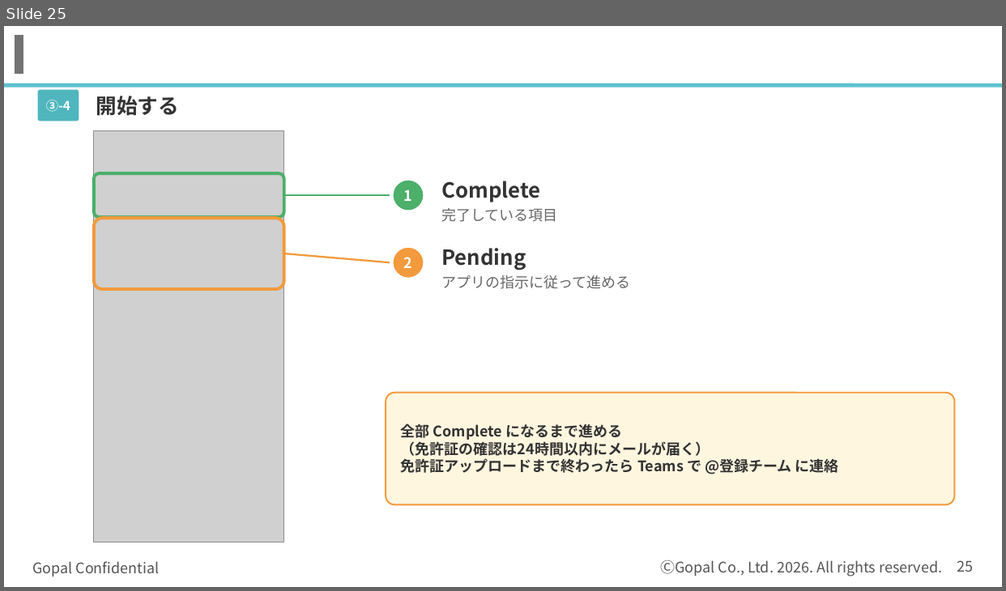
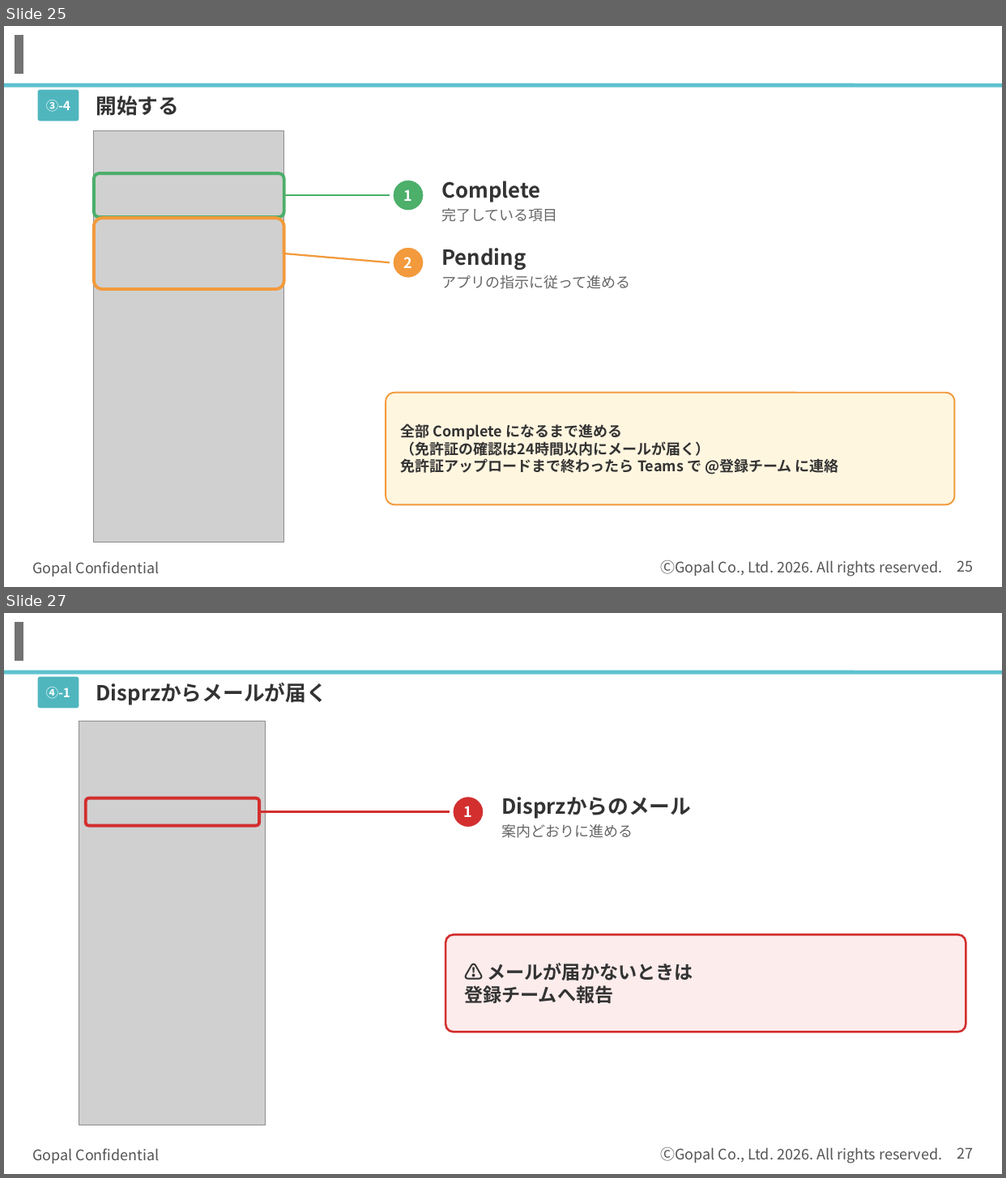
Before and after one commit to kagayugopal-eng/tamu, a slide deck: out/登録の流れ_書類準備まで.pptx. Shown one above the other, each under a label of ours: slide 25 before the commit, slides 25 and 27 after it; the slides between them are not shown. The pictures are 1006x591 and 1006x1178 pixels, drawn with LibreOffice and Linux fonts; fonts in the diff are those of the drawing; grey boxes stand for pictures; background and template pictures are left out. Boxes give left, top, right and bottom in pixels: in the first picture for what was removed or moved away, otherwise in the second. Text is boxed around its words. In the diff, an @@ line names an element or a change of style, - is before the commit and + after.

```diff
--- a/out/登録の流れ_書類準備まで.pptx
+++ b/out/登録の流れ_書類準備まで.pptx
@@ slide 27 added at (x1=4, y1=613, x2=1002, y2=1174), background #FFFFFF; not listed: 5 template elements that a slide beside it also shows @@
@@ rounded rectangle added at (x1=38, y1=677, x2=79, y2=708), fill #4FB6BE @@
@@ text added at (x1=96, y1=683, x2=327, y2=705), 20 pt, text #333333, bold @@
+Disprzからメールが届く
@@ text added at (x1=46, y1=687, x2=70, y2=699), 12 pt, text #FFFFFF, bold @@
+④-1
@@ picture added at (x1=79, y1=722, x2=266, y2=1126) @@
@@ rounded rectangle added at (x1=86, y1=798, x2=259, y2=825), outline #D32F2F 3 pt @@
@@ ellipse added at (x1=453, y1=796, x2=484, y2=828), fill #D32F2F, outline #FFFFFF 1.5 pt, 14 pt, text #FFFFFF, bold @@
+1
@@ text added at (x1=501, y1=797, x2=691, y2=819), 20 pt, text #333333, bold @@
+Disprzからのメール
@@ line added from (259, 812) to (450, 812), #D32F2F 1.75 pt @@
@@ text added at (x1=501, y1=824, x2=633, y2=838), 14 pt, text #666666 @@
+案内どおりに進める
@@ rounded rectangle added at (x1=445, y1=935, x2=966, y2=1033), fill #FDECEC, outline #D32F2F 2 pt @@
@@ text added at (x1=464, y1=963, x2=693, y2=1003), 18 pt, text #333333, bold @@
+⚠ メールが届かないときは
+登録チームへ報告
```
Also in this commit, not shown: 1 slide changed, 7 other slides added.
